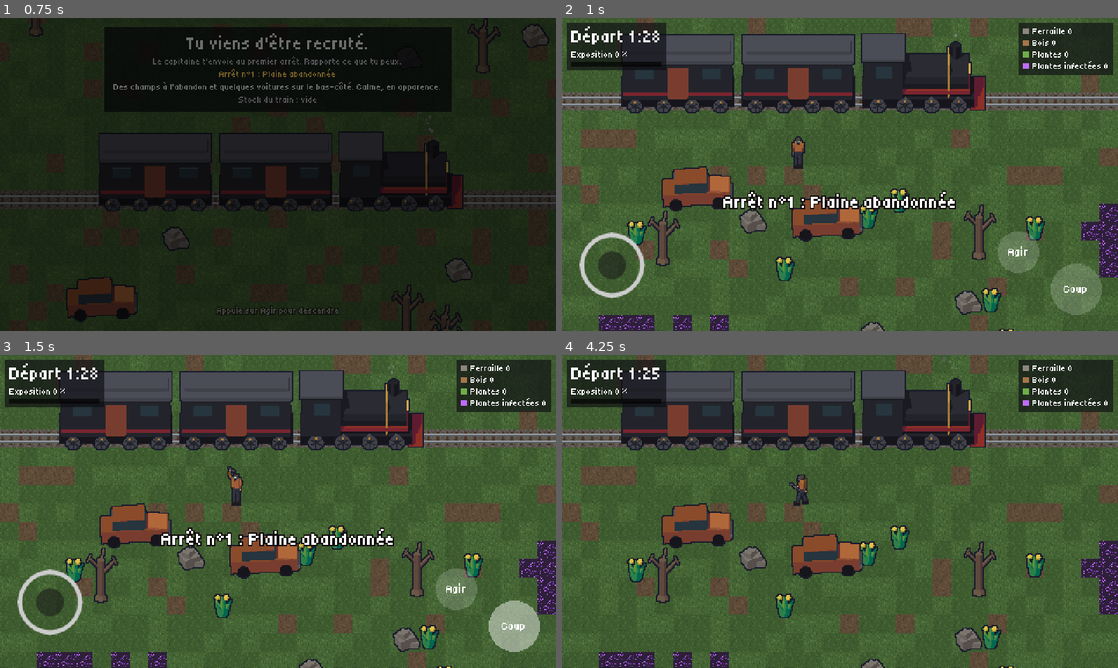
Above: before the commit, frames 1-4 (two rows, left to right).
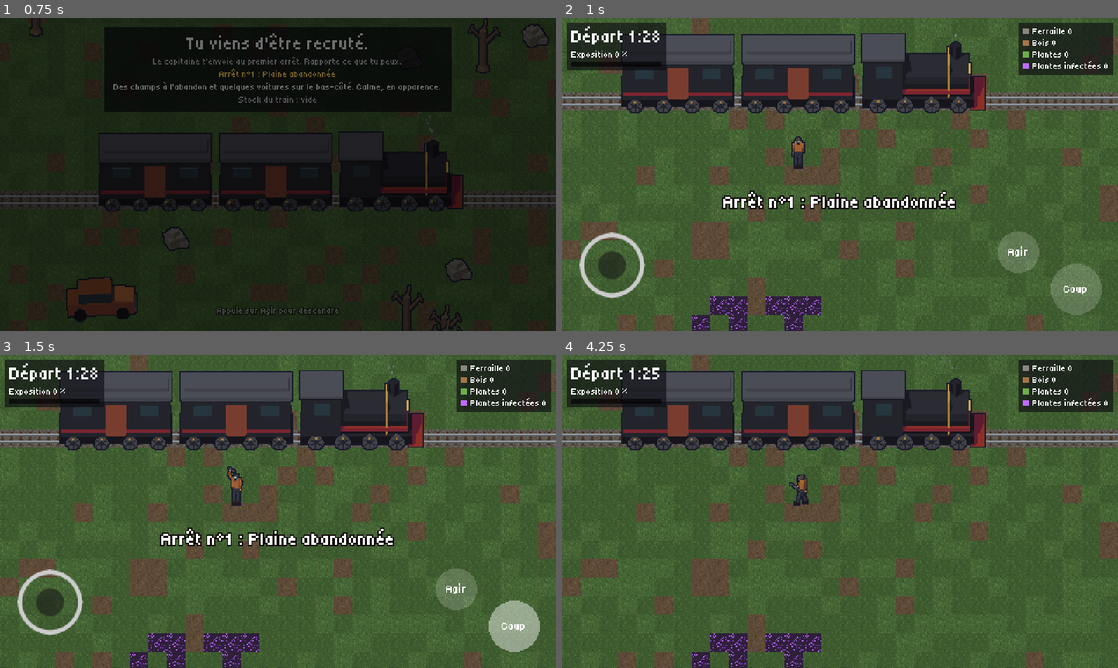
Above: after the commit, the same moments.

Repository: Andrews-Hef/Runaway-_train-
Game: Godot game, scene res://levels/journey/journey.tscn
Same seed, same stepped clock (60 frames per second), same inputs: the game is played once before the commit and once after it.
Inputs (mouse positions are in pixels of both pictures, inside the frame that each line leads up to):
- Up to frame 1 (0.75 s): tap Enter at 0.5 s; move the mouse to (400, 158) at 0.52 s; hold D (move_right) from 0.53 s (still down); hold Space (attack) from 0.53 s (still down); click (400, 158) at 0.67 s
- Up to frame 2 (1 s): keep holding D (move_right); keep holding Space (attack)
- Up to frame 3 (1.5 s): release D (move_right) at 1.25 s; release Space (attack) at 1.25 s; drag from (511, 627) to (233, 458) at 1.27 s
- Up to frame 4 (4.25 s): move the mouse to (1017, 589) at 2.02 s; hold D (move_right) 2.03-2.75 s; hold Space (attack) 2.03-2.75 s; click (1017, 589) at 2.17 s; drag from (812, 574) to (817, 498) at 2.77 s; move the mouse to (1006, 558) at 3.52 s; hold A (move_left) from 3.53 s (still down); hold Space (attack) from 3.53 s (still down)

Frame 1 is identical in both runs. In frame 2, 23% of the frame differs, in the area x 0-100%, y 0-100%; in frame 3, 23%; in frame 4, 23%.
Error after the commit: Invalid access to property or key 'house' on a base object of type 'Dictionary[StringName, PackedScene]'. (res://levels/stop_zone/stop_zone.gd:65)

Commit message:
feat: points d'intérêt dans les zones générées
Village abandonné, refuge, marchand ambulant et petites rencontres, placés
avant le reste ; les zones infectées et les autres objets les évitent.
Chances propres à chaque type de zone.

Diff:
--- a/core/zone_profile.gd
+++ b/core/zone_profile.gd
@@ -30,6 +30,16 @@
 @export var herbs: Vector2i = Vector2i(8, 12)
 @export var infected_herbs: Vector2i = Vector2i(4, 7)
 
+@export_group("Points d'intérêt")
+## Chance qu'un village abandonné (maisons en ruine, caches à fouiller) soit présent.
+@export_range(0.0, 1.0) var village_chance: float = 0.3
+## Chance qu'un refuge avec un survivant à recruter soit présent.
+@export_range(0.0, 1.0) var refuge_chance: float = 0.4
+## Chance qu'un marchand ambulant soit présent.
+@export_range(0.0, 1.0) var merchant_chance: float = 0.3
+## Nombre de petites rencontres isolées (sac abandonné...), (min, max).
+@export var lone_events: Vector2i = Vector2i(0, 1)
+
 
 ## Fourchette (min, max) du nombre d'objets d'un type.
 func count_range(kind: StringName) -> Vector2i:
--- a/data/zones/blight.tres
+++ b/data/zones/blight.tres
@@ -18,3 +18,7 @@
 rocks = Vector2i(5, 8)
 herbs = Vector2i(2, 4)
 infected_herbs = Vector2i(10, 14)
+village_chance = 0.45
+refuge_chance = 0.25
+merchant_chance = 0.1
+lone_events = Vector2i(1, 2)
--- a/data/zones/dead_forest.tres
+++ b/data/zones/dead_forest.tres
@@ -15,3 +15,7 @@
 dead_trees = Vector2i(16, 22)
 rocks = Vector2i(4, 7)
 herbs = Vector2i(10, 14)
+village_chance = 0.2
+refuge_chance = 0.6
+merchant_chance = 0.25
+lone_events = Vector2i(1, 2)
--- a/data/zones/plains.tres
+++ b/data/zones/plains.tres
@@ -11,3 +11,6 @@
 infected_radius = Vector2(3, 5)
 herbs = Vector2i(9, 13)
 infected_herbs = Vector2i(3, 6)
+village_chance = 0.5
+refuge_chance = 0.6
+merchant_chance = 0.4
--- a/data/zones/scrapyard.tres
+++ b/data/zones/scrapyard.tres
@@ -18,3 +18,6 @@
 rocks = Vector2i(8, 12)
 herbs = Vector2i(3, 6)
 infected_herbs = Vector2i(3, 6)
+village_chance = 0.15
+refuge_chance = 0.3
+merchant_chance = 0.7
--- a/levels/zone_generator.gd
+++ b/levels/zone_generator.gd
@@ -34,14 +34,45 @@
 }
 
 
+## Taille au sol de chaque point d'intérêt, en pixels.
+const POI_SIZES: Dictionary[StringName, Vector2] = {
+	&"village": Vector2(208.0, 120.0),
+	&"refuge": Vector2(72.0, 52.0),
+	&"merchant": Vector2(72.0, 52.0),
+	&"lone_event": Vector2(28.0, 28.0),
+}
+## Écart minimal entre deux points d'intérêt, en pixels.
+const POI_GAP: float = 24.0
+## Plan d'un village : maisons et caches, relatifs au coin haut-gauche du village.
+const VILLAGE_HOUSES: Array[Vector2] = [Vector2(40.0, 40.0), Vector2(128.0, 30.0), Vector2(170.0, 100.0)]
+const VILLAGE_CACHES: Array[Vector2] = [Vector2(86.0, 78.0), Vector2(30.0, 104.0), Vector2(118.0, 104.0)]
+## Endroit d'une petite rencontre (sac abandonné) dans le village.
+const VILLAGE_EVENT: Vector2 = Vector2(176.0, 56.0)
+## Types de petites rencontres possibles (chacun a son pool dans EncounterLibrary).
+const LONE_EVENT_KINDS: Array[StringName] = [&"backpack", &"locker"]
+
+
 ## Un objet à faire apparaître.
 class Spawn:
 	var kind: StringName
 	var position: Vector2
-
-	func _init(spawn_kind: StringName, spawn_position: Vector2) -> void:
+	## Donnée en plus selon le type : identifiant de rencontre pour un PNJ ou un sac.
+	var data: StringName
+
+	func _init(spawn_kind: StringName, spawn_position: Vector2, spawn_data: StringName = &"") -> void:
 		kind = spawn_kind
 		position = spawn_position
+		data = spawn_data
+
+
+## Un point d'intérêt : village, refuge, marchand, rencontre isolée.
+class Poi:
+	var kind: StringName
+	var rect: Rect2
+
+	func _init(poi_kind: StringName, poi_rect: Rect2) -> void:
+		kind = poi_kind
+		rect = poi_rect
 
 
 ## Le plan complet d'une zone.
@@ -50,6 +81,7 @@
 	## Tuile de chaque cellule, ligne par ligne (index = y * largeur + x).
 	var tiles: PackedInt32Array
 	var spawns: Array[Spawn] = []
+	var pois: Array[Poi] = []
 	## Centre et rayon (en tuiles) de chaque zone infectée.
 	var infected_patches: Array[Vector3] = []
 	var stop_duration: float = 90.0
@@ -73,6 +105,19 @@
 
 	func size_in_pixels() -> Vector2i:
 		return size_in_tiles * TILE_SIZE
+
+	func has_poi(kind: StringName) -> bool:
+		for poi: Poi in pois:
+			if poi.kind == kind:
+				return true
+		return false
+
+	## Le point est-il dans (ou tout près de) un point d'intérêt ?
+	func is_in_poi(world_position: Vector2, margin: float = 8.0) -> bool:
+		for poi: Poi in pois:
+			if poi.rect.grow(margin).has_point(world_position):
+				return true
+		return false
 
 
 ## reserved : points à garder dégagés (ex. l'apparition du joueur), voir RESERVED_RADIUS.
@@ -83,10 +128,14 @@
 	layout.size_in_tiles = profile.size_in_tiles
 	layout.stop_duration = roundf(rng.randf_range(profile.stop_duration.x, profile.stop_duration.y))
 
+	_place_pois(layout, profile, rng)
 	_place_infected_patches(layout, profile, rng)
 	_paint_tiles(layout, profile, rng)
+	_fill_pois(layout, rng)
 
 	var occupied: Array[Vector2] = []
+	for spawn: Spawn in layout.spawns:
+		occupied.append(spawn.position)
 	for kind: StringName in RULES:
 		var range_: Vector2i = profile.count_range(kind)
 		var wanted: int = rng.randi_range(range_.x, range_.y)
@@ -94,16 +143,113 @@
 	return layout
 
 
+# --- Points d'intérêt ------------------------------------------------------------
+
+static func _place_pois(layout: Layout, profile: ZoneProfile, rng: RandomNumberGenerator) -> void:
+	var wanted: Array[StringName] = []
+	if rng.randf() < profile.village_chance:
+		wanted.append(&"village")
+	if rng.randf() < profile.refuge_chance:
+		wanted.append(&"refuge")
+	if rng.randf() < profile.merchant_chance:
+		wanted.append(&"merchant")
+	for i: int in rng.randi_range(profile.lone_events.x, profile.lone_events.y):
+		wanted.append(&"lone_event")
+
+	var size_px := Vector2(layout.size_in_pixels())
+	var min_y: float = (RAILS_ROW + PLATFORM_ROWS + 2) * TILE_SIZE
+	for kind: StringName in wanted:
+		var poi_size: Vector2 = POI_SIZES[kind]
+		for attempt: int in 40:
+			var origin := Vector2(
+				rng.randf_range(BORDER * TILE_SIZE, size_px.x - BORDER * TILE_SIZE - poi_size.x),
+				rng.randf_range(min_y, size_px.y - BORDER * TILE_SIZE - poi_size.y)
+			).round()
+			var rect := Rect2(origin, poi_size)
+			if _overlaps_poi(layout, rect.grow(POI_GAP)):
+				continue
+			layout.pois.append(Poi.new(kind, rect))
+			break
+
+
+static func _overlaps_poi(layout: Layout, rect: Rect2) -> bool:
+	for poi: Poi in layout.pois:
+		if poi.rect.intersects(rect):
+			return true
+	return false
+
+
+## Remplit chaque point d'intérêt avec ses objets et ses rencontres.
+static func _fill_pois(layout: Layout, rng: RandomNumberGenerator) -> void:
+	for poi: Poi in layout.pois:
+		var center: Vector2 = poi.rect.get_center()
+		match poi.kind:
+			&"village":
+				var mirrored: bool = rng.randf() < 0.5
+				for point: Vector2 in VILLAGE_HOUSES:
+					layout.spawns.append(Spawn.new(&"house", _village_point(poi.rect, point, mirrored, rng)))
+				for point: Vector2 in VILLAGE_CACHES:
+					layout.spawns.append(Spawn.new(&"cache", _village_point(poi.rect, point, mirrored, rng)))
+				if rng.randf() < 0.6:
+					var event_kind: StringName = LONE_EVENT_KINDS[rng.randi_range(0, LONE_EVENT_KINDS.size() - 1)]
+					layout.spawns.append(Spawn.new(event_kind, _village_point(poi.rect, VILLAGE_EVENT, mirrored, rng), _pick_encounter(event_kind, rng)))
+			&"refuge":
+				layout.spawns.append(Spawn.new(&"shelter", center + Vector2(0.0, -8.0)))
+				layout.spawns.append(Spawn.new(&"refugee", center + Vector2(10.0, 16.0), _pick_encounter(&"refugee", rng)))
+			&"merchant":
+				layout.spawns.append(Spawn.new(&"cart", center + Vector2(0.0, -8.0)))
+				layout.spawns.append(Spawn.new(&"merchant", center + Vector2(-14.0, 16.0), _pick_encounter(&"merchant", rng)))
+			&"lone_event":
+				var event_kind: StringName = LONE_EVENT_KINDS[rng.randi_range(0, LONE_EVENT_KINDS.size() - 1)]
+				layout.spawns.append(Spawn.new(event_kind, center, _pick_encounter(event_kind, rng)))
+			_:
+				push_warning("Point d'intérêt inconnu : %s" % poi.kind)
+
+
+static func _village_point(rect: Rect2, point: Vector2, mirrored: bool, rng: RandomNumberGenerator) -> Vector2:
+	var local: Vector2 = point
+	if mirrored:
+		local.x = rect.size.x - point.x
+	var jitter := Vector2(rng.randf_range(-4.0, 4.0), rng.randf_range(-3.0, 3.0))
+	return (rect.position + local + jitter).round()
+
+
+static func _pick_encounter(pool_kind: StringName, rng: RandomNumberGenerator) -> StringName:
+	var pool: Array = EncounterLibrary.POOLS.get(pool_kind, [])
+	if pool.is_empty():
+		return &""
+	return pool[rng.randi_range(0, pool.size() - 1)]
+
+
+# --- Sol --------------------------------------------------------------------------
+
 static func _place_infected_patches(layout: Layout, profile: ZoneProfile, rng: RandomNumberGenerator) -> void:
 	var count: int = rng.randi_range(profile.infected_patches.x, profile.infected_patches.y)
 	var min_y: float = RAILS_ROW + PLATFORM_ROWS + 2.0
 	for i: int in count:
 		var radius: float = rng.randf_range(profile.infected_radius.x, profile.infected_radius.y)
-		var center := Vector2(
-			rng.randf_range(BORDER + 2.0, layout.size_in_tiles.x - BORDER - 2.0),
-			rng.randf_range(min_y, layout.size_in_tiles.y - BORDER - 1.0)
+		# On évite de recouvrir un point d'intérêt (le village reste praticable).
+		for attempt: int in 30:
+			var center := Vector2(
+				rng.randf_range(BORDER + 2.0, layout.size_in_tiles.x - BORDER - 2.0),
+				rng.randf_range(min_y, layout.size_in_tiles.y - BORDER - 1.0)
+			)
+			if not _patch_touches_poi(layout, center, radius):
+				layout.infected_patches.append(Vector3(center.x, center.y, radius))
+				break
+
+
+static func _patch_touches_poi(layout: Layout, center_tiles: Vector2, radius_tiles: float) -> bool:
+	var center: Vector2 = center_tiles * TILE_SIZE
+	var reach: float = (radius_tiles + 1.5) * TILE_SIZE
+	for poi: Poi in layout.pois:
+		var closest := Vector2(
+			clampf(center.x, poi.rect.position.x, poi.rect.end.x),
+			clampf(center.y, poi.rect.position.y, poi.rect.end.y)
 		)
-		layout.infected_patches.append(Vector3(center.x, center.y, radius))
+		if center.distance_to(closest) < reach:
+			return true
+	return false
 
 
 static func _paint_tiles(layout: Layout, profile: ZoneProfile, rng: RandomNumberGenerator) -> void:
@@ -152,6 +298,8 @@
 			continue
 		if not _is_free(pos, RESERVED_RADIUS, reserved):
 			continue
+		if layout.is_in_poi(pos):
+			continue
 		layout.spawns.append(Spawn.new(kind, pos))
 		occupied.append(pos)
 		placed += 1
